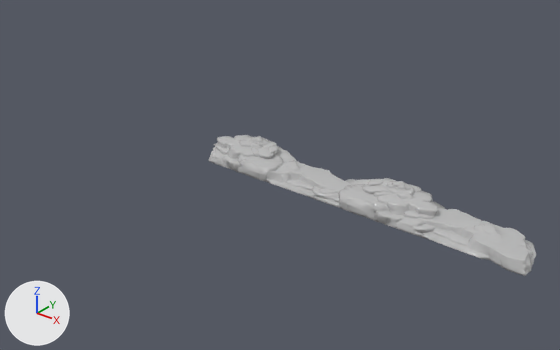
Two versions of the FBX model Assets/Resources/ArtResources/Models/Meshs/bg/Stone_01.fbx, one commit apart.
One viewpoint serves both versions: a camera (50 mm lens) standing at (1.049, -1.412, 0.875) and looking at (-0.139, 0.072, -0.045). Every picture has the same lights, and +X, +Y and +Z are marked at lower left. Where no turn or scale is listed for an object, it has been applied to the vertices.

The first picture shows 'strone_12', 'strone_13'.
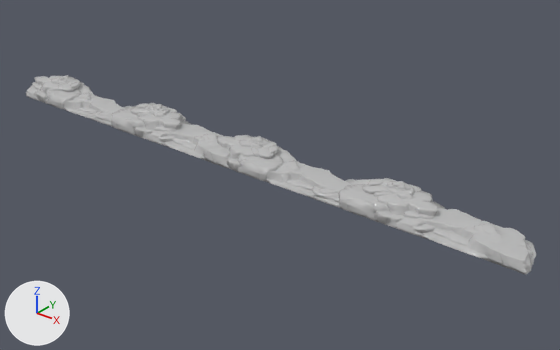
The newer file is also turned or shifted as a whole; pictures and numbers use the older file's frame.

Diff of the bpy script that builds the scene:
```diff
--- a/Assets/Resources/ArtResources/Models/Meshs/bg/Stone_01.fbx.py
+++ b/Assets/Resources/ArtResources/Models/Meshs/bg/Stone_01.fbx.py
@@ me_mesh_002 @@
+me_mesh_002.from_pydata(...)  # 3271 vertices, 6333 faces; spans x -0.498..0.029, y -0.002..0.156, z -0.002..0.069
+me_mesh_002.materials.append(mat_aistandardsurface15)  # its picture is missing
@@ me_mesh_003 @@
+me_mesh_003.from_pydata(...)  # 3271 vertices, 6333 faces; spans x -0.253..0.253, y -0.078..0.078, z -0.034..0.034
+me_mesh_003.materials.append(mat_aistandardsurface8)  # its picture is missing
@@ ob_strone_14 @@
+ob_strone_14 = bpy.data.objects.new('strone_14', me_mesh_002)
+ob_strone_14.location = (-0.237, -0.054, -0.002)
@@ ob_strone_15 @@
+ob_strone_15 = bpy.data.objects.new('strone_15', me_mesh_003)
+ob_strone_15.location = (-0.88, 0.022, 0.031)
```

Location of each change, [x1, y1, x2, y2] in pixels of the pictures (560 x 350 px):
'strone_14', added: after [111, 103, 234, 168]
'strone_15', added: after [26, 75, 125, 126]
